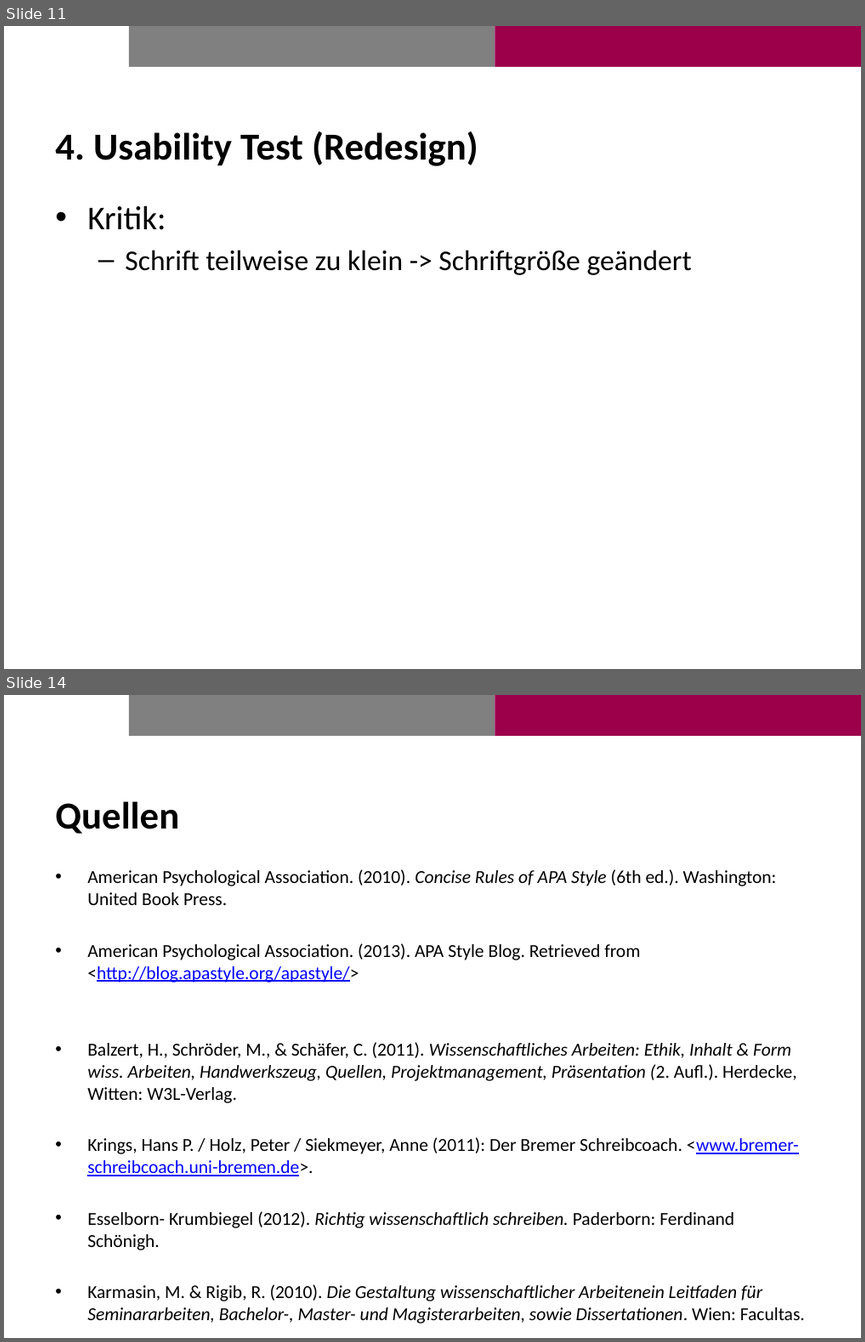
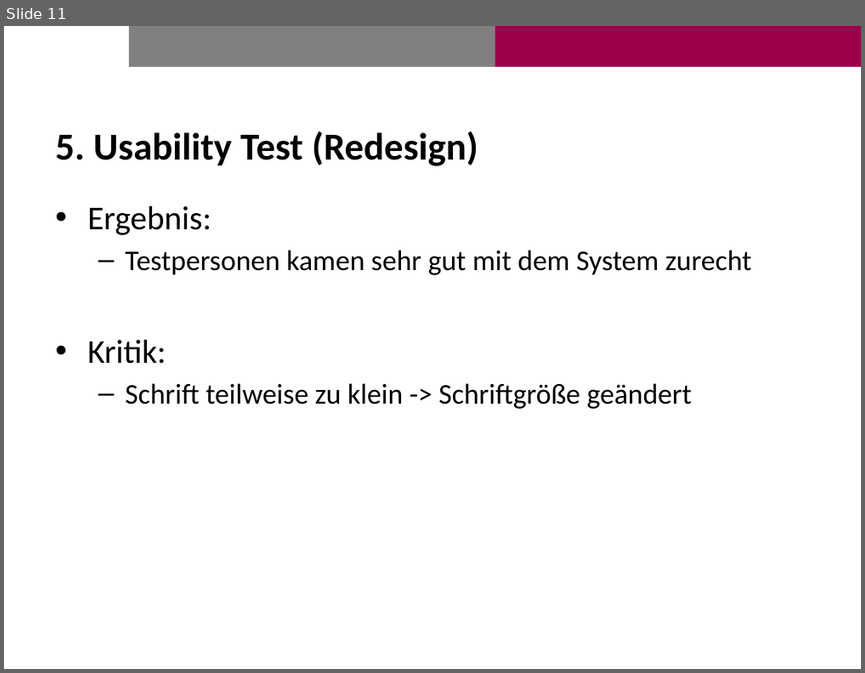
Before and after one commit to Brias/Photo-Booth, a slide deck: presentation/presentation.pptx. Shown one above the other, each under a label of ours: slides 11 and 14 before the commit, slide 11 after it; the slides between them are not shown. The pictures are 865x1342 and 865x673 pixels, drawn with LibreOffice and Linux fonts; fonts in the diff are those of the drawing; background and template pictures are left out. Boxes give left, top, right and bottom in pixels: in the first picture for what was removed or moved away, otherwise in the second. Text is boxed around its words. In the diff, an @@ line names an element or a change of style, - is before the commit and + after.

```diff
--- a/presentation/presentation.pptx
+++ b/presentation/presentation.pptx
@@ slide 14 removed at (4,695,861,1338), background #FFFFFF; not listed: 2 template elements that a slide beside it also shows @@
@@ title removed at (55,801,179,834) @@
-Quellen
@@ text removed at (87,869,805,1323) @@
-• American Psychological Association. (2010). Concise Rules of APA Style (6th ed.). Washington: United Book Press.
-• American Psychological Association. (2013). APA Style Blog. Retrieved from <http://blog.apastyle.org/apastyle/>
-• Balzert, H., Schröder, M., & Schäfer, C. (2011). Wissenschaftliches Arbeiten: Ethik, Inhalt & Form wiss. Arbeiten, Handwerkszeug, Quellen, Projektmanagement, Präsentation (2. Aufl.). Herdecke, Witten: W3L-Verlag.
-• Krings, Hans P. / Holz, Peter / Siekmeyer, Anne (2011): Der Bremer Schreibcoach. <www.bremer-schreibcoach.uni-bremen.de>.
-• Esselborn- Krumbiegel (2012). Richtig wissenschaftlich schreiben. Paderborn: Ferdinand Schönigh.
-• Karmasin, M. & Rigib, R. (2010). Die Gestaltung wissenschaftlicher Arbeitenein Leitfaden für Seminararbeiten, Bachelor-, Master- und Magisterarbeiten, sowie Dissertationen. Wien: Facultas.
@@ slide 11 changed as well @@
@@ title at (55,131,478,166): text changed @@
-4. Usability Test (Redesign)
+5. Usability Test (Redesign)
@@ text at (87,205,751,275): paragraphs added @@
+• Ergebnis:
+  – Testpersonen kamen sehr gut mit dem System zurecht
```
Also in this commit, not shown: 12 other slides changed, 1 slide added, 7 other files.
